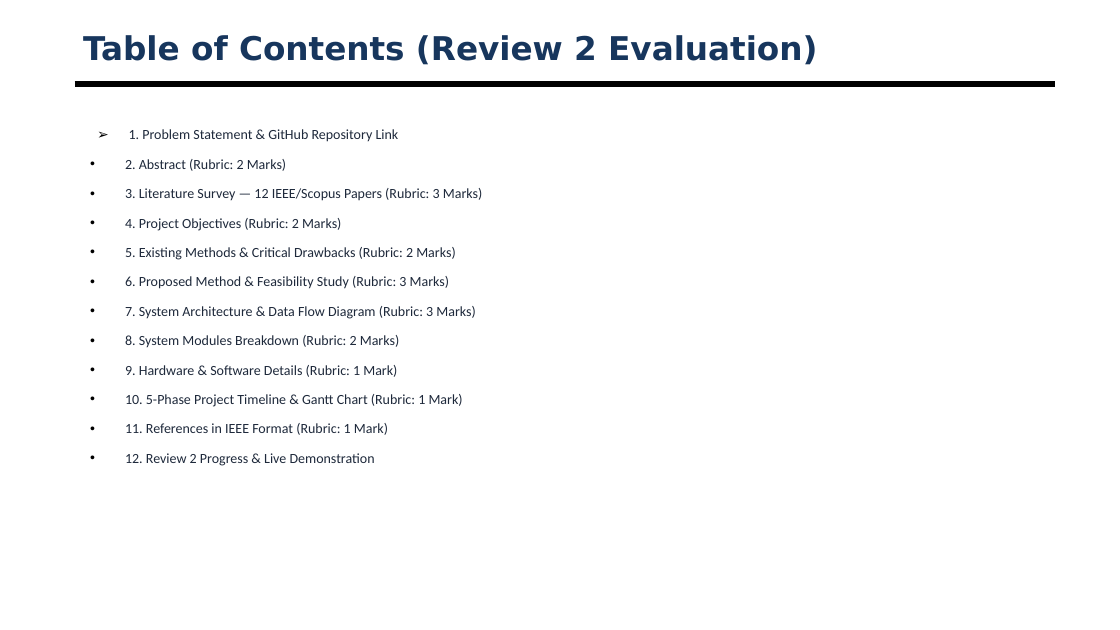
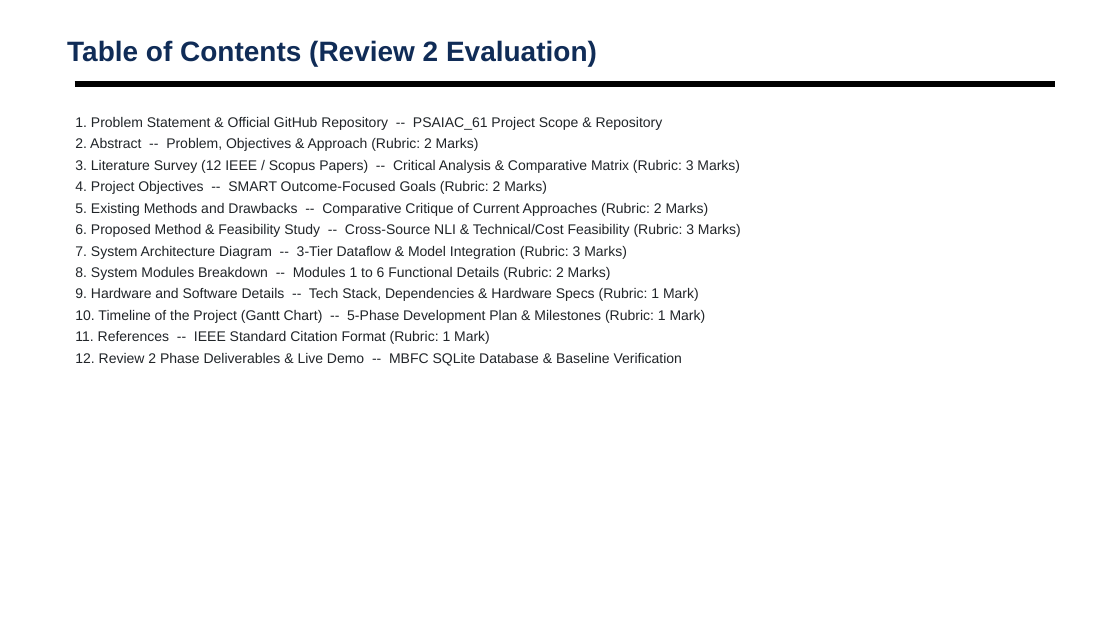
Before and after one commit to shubhamsapr5-eng/truth-lens, a slide deck: slide 3 of docs/AI_News_Credibility_Scorer_Review2.pptx. Drawn at 1120x630 pixels with LibreOffice and Linux fonts; fonts in the diff are those of the drawing; background and template pictures are left out. Boxes give left, top, right and bottom in pixels: in the first picture for what was removed or moved away, otherwise in the second. Text is boxed around its words. In the diff, an @@ line names an element or a change of style, - is before the commit and + after.

Commit message:
docs: add Review 2 presentation PPTX and build script

```diff
--- a/docs/AI_News_Credibility_Scorer_Review2.pptx
+++ b/docs/AI_News_Credibility_Scorer_Review2.pptx
@@ text "Table of Contents (Review 2 ...": place and size @@
-text "Table of Contents (Review 2 ..." at [83, 35, 817, 65]
+text "Table of Contents (Review 2 ..." at [67, 40, 597, 66]
@@ text "Table of Contents (Review 2 ..." at [67, 40, 597, 66]: size 28 to 24 pt, font DejaVu Sans to Arial, text colour #17365D to #102C57; vertical alignment middle to top @@
@@ text at [75, 117, 741, 366]: text changed; font Calibri to Arial; text colour #1E293B to #212529 @@
-➢ 1. Problem Statement & GitHub Repository Link
-• 2. Abstract (Rubric: 2 Marks)
-• 3. Literature Survey — 12 IEEE/Scopus Papers (Rubric: 3 Marks)
-• 4. Project Objectives (Rubric: 2 Marks)
-• 5. Existing Methods & Critical Drawbacks (Rubric: 2 Marks)
-• 6. Proposed Method & Feasibility Study (Rubric: 3 Marks)
-• 7. System Architecture & Data Flow Diagram (Rubric: 3 Marks)
-• 8. System Modules Breakdown (Rubric: 2 Marks)
-• 9. Hardware & Software Details (Rubric: 1 Mark)
-• 10. 5-Phase Project Timeline & Gantt Chart (Rubric: 1 Mark)
-• 11. References in IEEE Format (Rubric: 1 Mark)
-• 12. Review 2 Progress & Live Demonstration
+1. Problem Statement & Official GitHub Repository -- PSAIAC_61 Project Scope & Repository
+2. Abstract -- Problem, Objectives & Approach (Rubric: 2 Marks)
+3. Literature Survey (12 IEEE / Scopus Papers) -- Critical Analysis & Comparative Matrix (Rubric: 3 Marks)
+4. Project Objectives -- SMART Outcome-Focused Goals (Rubric: 2 Marks)
+5. Existing Methods and Drawbacks -- Comparative Critique of Current Approaches (Rubric: 2 Marks)
+6. Proposed Method & Feasibility Study -- Cross-Source NLI & Technical/Cost Feasibility (Rubric: 3 Marks)
+7. System Architecture Diagram -- 3-Tier Dataflow & Model Integration (Rubric: 3 Marks)
+8. System Modules Breakdown -- Modules 1 to 6 Functional Details (Rubric: 2 Marks)
+9. Hardware and Software Details -- Tech Stack, Dependencies & Hardware Specs (Rubric: 1 Mark)
+10. Timeline of the Project (Gantt Chart) -- 5-Phase Development Plan & Milestones (Rubric: 1 Mark)
+11. References -- IEEE Standard Citation Format (Rubric: 1 Mark)
+12. Review 2 Phase Deliverables & Live Demo -- MBFC SQLite Database & Baseline Verification
```
Also in this commit, not shown: 13 other slides changed, 1 other file.
